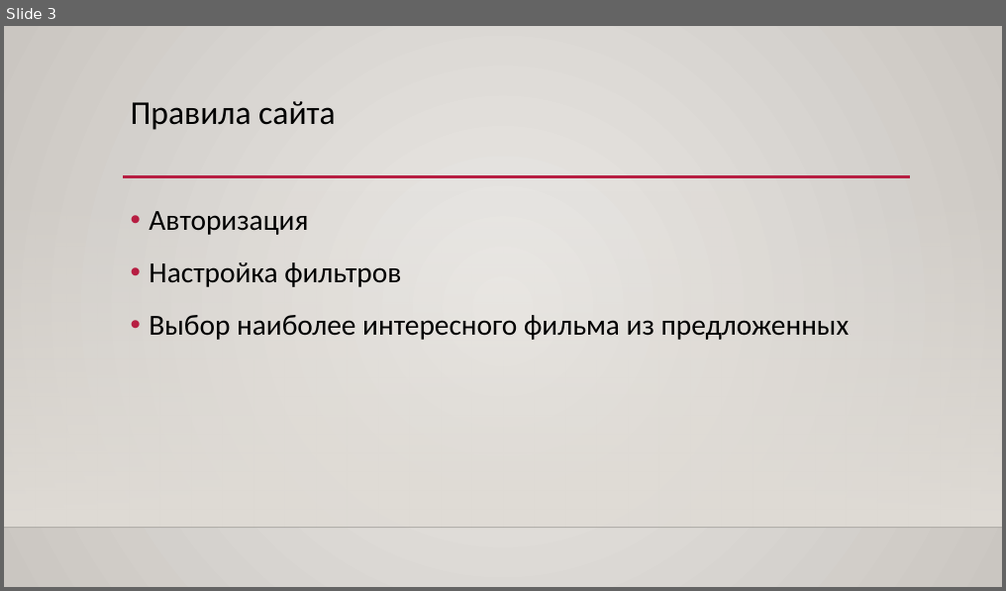
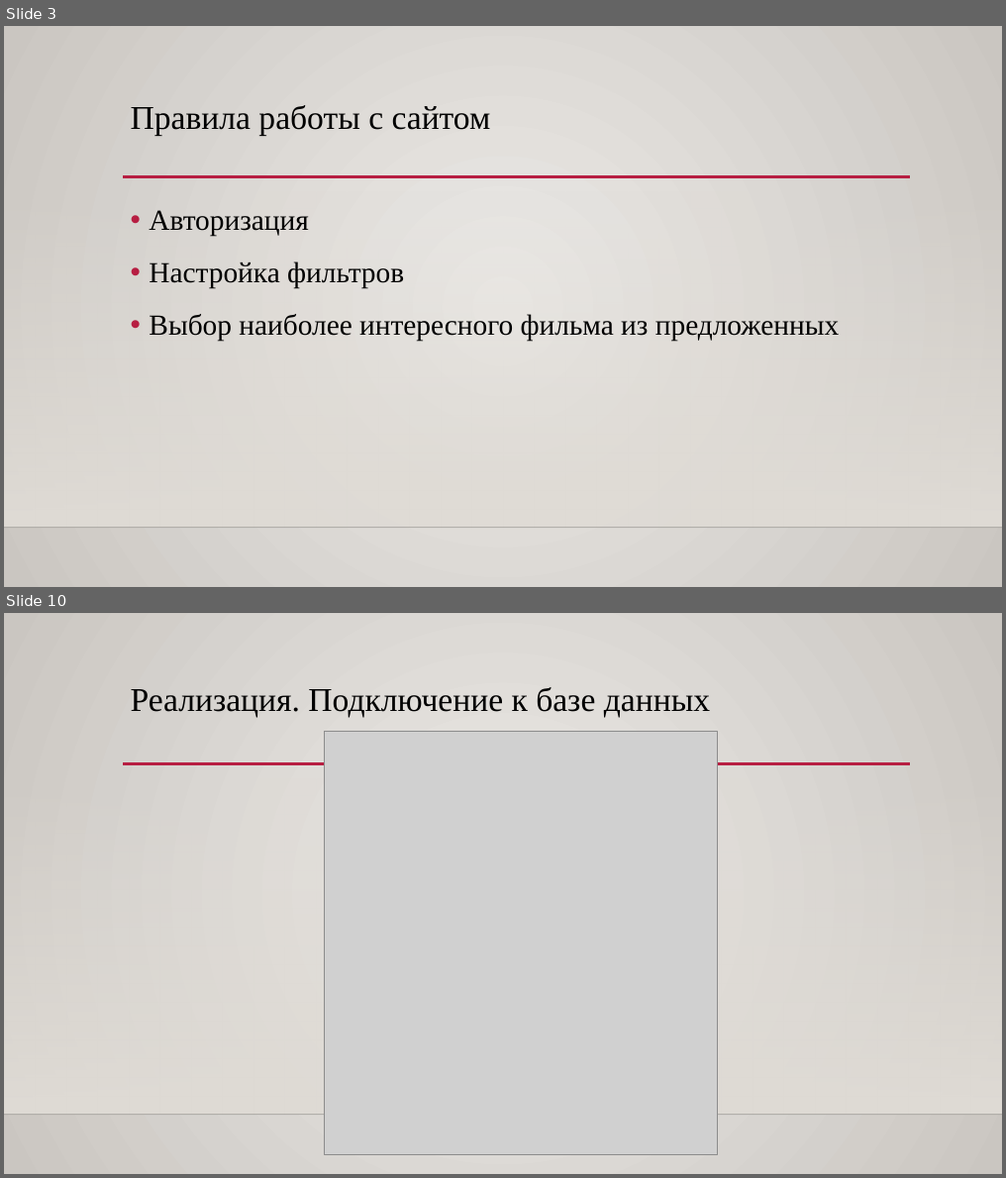
Before and after one commit to 20moonlight01/yandexlyceumweb, a slide deck: Для настроения.pptx. Shown one above the other, each under a label of ours: slide 3 before the commit, slides 3 and 10 after it; the slides between them are not shown. The pictures are 1006x591 and 1006x1178 pixels, drawn with LibreOffice and Linux fonts; fonts in the diff are those of the drawing; grey boxes stand for pictures; background and template pictures are left out. Boxes give left, top, right and bottom in pixels: in the first picture for what was removed or moved away, otherwise in the second. Text is boxed around its words. In the diff, an @@ line names an element or a change of style, - is before the commit and + after.

```diff
--- a/Для настроения.pptx
+++ b/Для настроения.pptx
@@ slide 10 added at (4, 613, 1002, 1174), background gradient #ECEAE7 to #CAC7C1; not listed: 3 template elements that a slide beside it also shows @@
@@ title added at (131, 687, 710, 717), 32 pt, text #000000 @@
+Реализация. Подключение к базе данных
@@ picture added at (325, 731, 717, 1155) @@
@@ slide 3 changed as well @@
@@ title at (131, 105, 491, 136): text changed; font Calibri to Times New Roman @@
-Правила сайта
+Правила работы с сайтом
@@ text "Авторизация" at (149, 210, 839, 341): font Calibri to Times New Roman @@
```
Also in this commit, not shown: 3 other slides changed, 16 other slides added.
